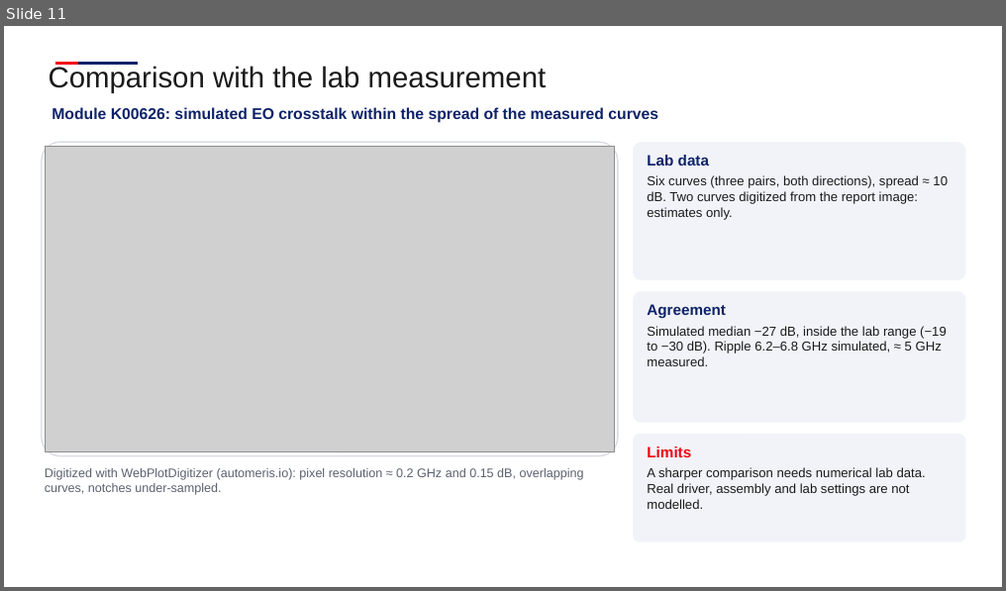
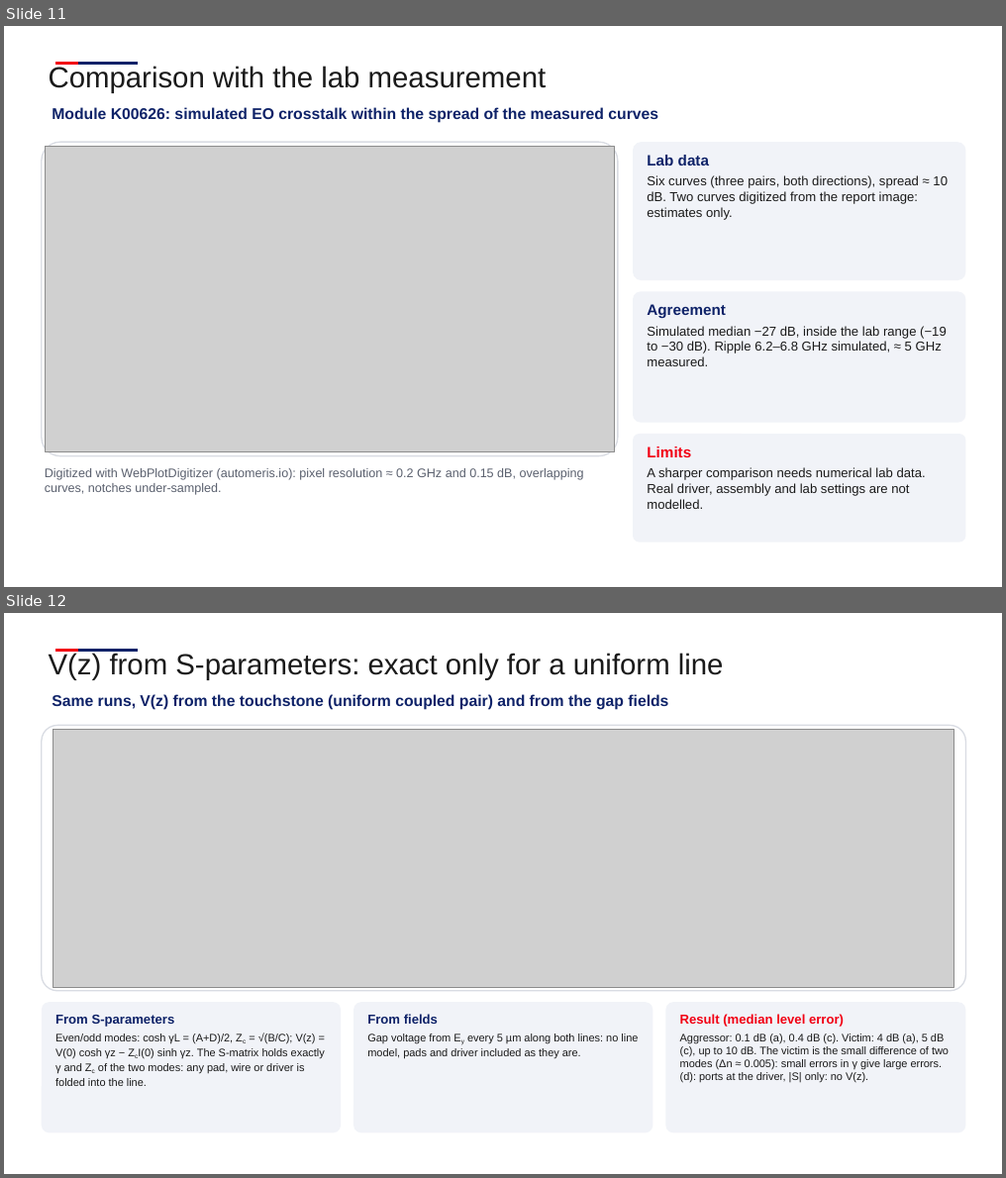
Before and after one commit to andreimuresian/claude, a slide deck: docs/cst/xtalk/Istanbul_EO_crosstalk.pptx. Shown one above the other, each under a label of ours: slide 11 before the commit, slides 11 and 12 after it. The pictures are 1006x591 and 1006x1178 pixels, drawn with LibreOffice and Linux fonts; fonts in the diff are those of the drawing; grey boxes stand for pictures; background and template pictures are left out. Boxes give left, top, right and bottom in pixels: in the first picture for what was removed or moved away, otherwise in the second. Text is boxed around its words. In the diff, an @@ line names an element or a change of style, - is before the commit and + after.

```diff
--- a/docs/cst/xtalk/Istanbul_EO_crosstalk.pptx
+++ b/docs/cst/xtalk/Istanbul_EO_crosstalk.pptx
@@ slide 12 added at (4,613,1002,1174), background #FFFFFF; not listed: 2 template elements that a slide beside it also shows @@
@@ text added at (49,653,724,680), 28 pt, text #1A1A1A @@
+V(z) from S-parameters: exact only for a uniform line
@@ text added at (52,694,668,710), 15 pt, text #0E2268, bold @@
+Same runs, V(z) from the touchstone (uniform coupled pair) and from the gap fields
@@ rounded rectangle added at (42,725,966,991), fill #FFFFFF, outline #D9DCE3 1.25 pt @@
@@ picture added at (54,729,954,987) @@
@@ rounded rectangle added at (42,1002,341,1134), fill #F1F3F8 @@
@@ text added at (55,1015,325,1086), 10.5 pt, text #1A1A1A @@
+From S-parameters
+Even/odd modes: cosh γL = (A+D)/2, Zc = √(B/C); V(z) = V(0) cosh γz − ZcI(0) sinh γz. The S-matrix holds exactly γ and Zc of the two modes: any pad, wire or driver is folded into the line.
@@ rounded rectangle added at (353,1002,653,1134), fill #F1F3F8 @@
@@ text added at (367,1014,638,1059), 10.5 pt, text #1A1A1A @@
+From fields
+Gap voltage from Ey every 5 µm along both lines: no line model, pads and driver included as they are.
@@ rounded rectangle added at (665,1002,966,1134), fill #F1F3F8 @@
@@ text added at (680,1014,948,1083), 10.5 pt, text #1A1A1A @@
+Result (median level error)
+Aggressor: 0.1 dB (a), 0.4 dB (c). Victim: 4 dB (a), 5 dB (c), up to 10 dB. The victim is the small difference of two modes (Δn ≈ 0.005): small errors in γ give large errors. (d): ports at the driver, |S| only: no V(z).
```
Also in this commit, not shown: 3 other slides added, 8 other files.
